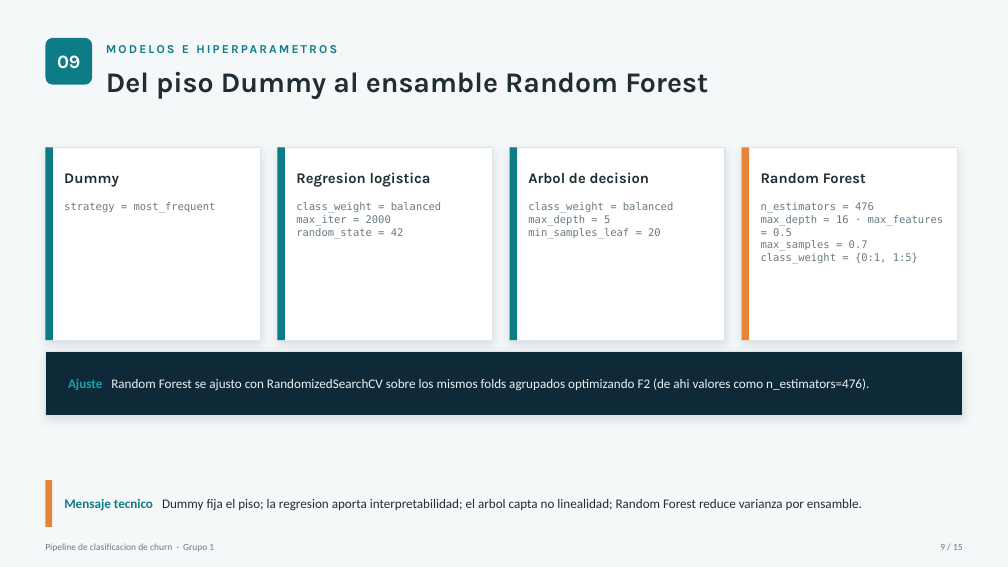
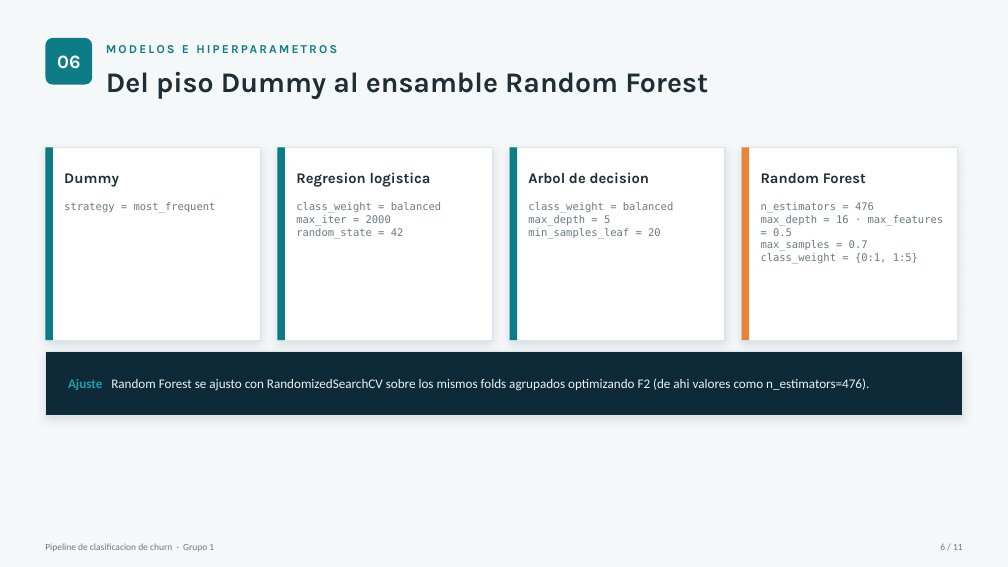
Before and after one commit to FelipeTamaki/TP_IA_aplicada_a_negocios_churn_Grupo1, a slide deck: slide 7 of presentacion_tecnica_churn.pptx (slide 10 before the commit). Drawn at 1008x567 pixels with LibreOffice and Linux fonts; fonts in the diff are those of the drawing. Boxes give left, top, right and bottom in pixels: in the first picture for what was removed or moved away, otherwise in the second. Text is boxed around its words. In the diff, an @@ line names an element or a change of style, - is before the commit and + after.

```diff
--- a/presentacion_tecnica_churn.pptx
+++ b/presentacion_tecnica_churn.pptx
@@ text at [57, 55, 80, 69]: text changed @@
-09
+06
@@ rectangle removed at [45, 480, 52, 527] @@
@@ text removed at [64, 499, 862, 511] @@
-Mensaje tecnico Dummy fija el piso; la regresion aporta interpretabilidad; el arbol capta no linealidad; Random Forest reduce varianza por ensamble.
```
Also in this commit, not shown: 10 other slides changed, 3 slides removed, 8 other files.
